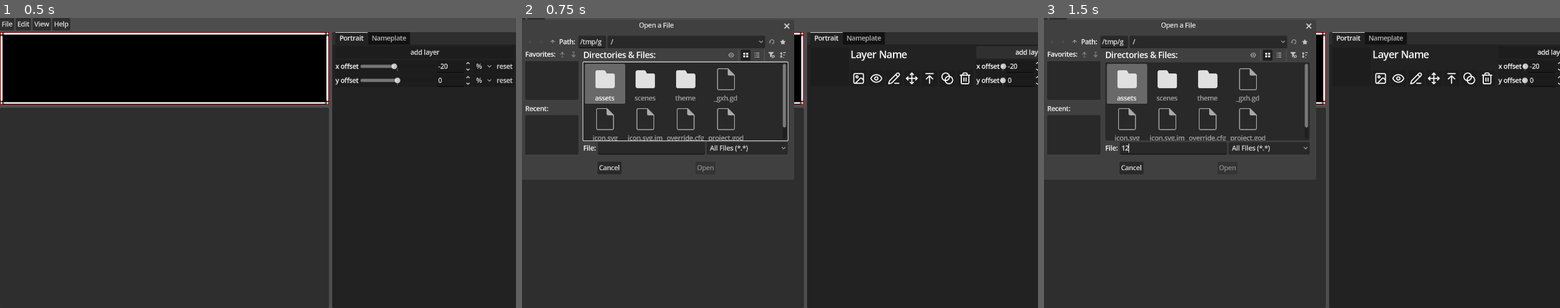
Above: before the commit, frames 1-3 (left to right).
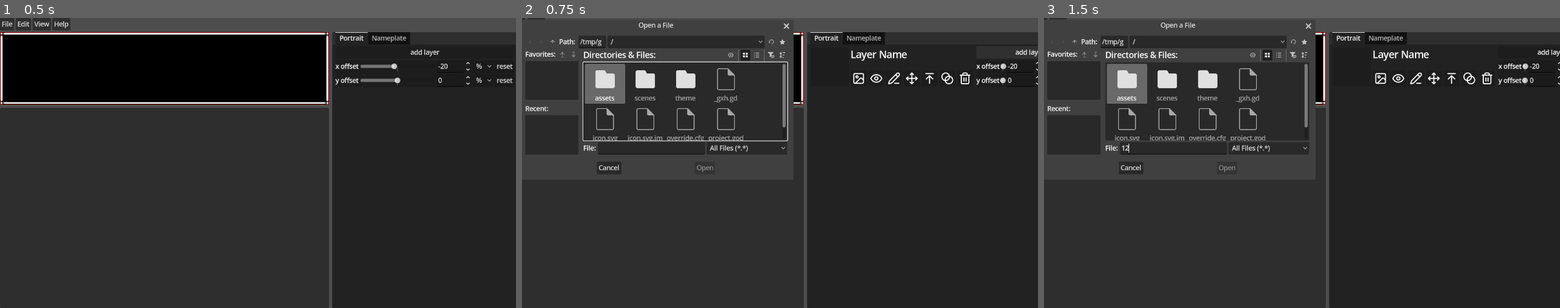
Above: after the commit, the same moments.

Repository: goldstargloww/custom-isat-dialogue-maker
Game: Godot game, scene res://scenes/main/main.tscn
Two runs of this game, one before a commit and one after it. Both use one fixed random seed, a clock stepped at 60 frames per second and the inputs below.
Inputs (mouse positions are in pixels of both pictures, inside the frame that each line leads up to):
- Up to frame 1 (0.5 s): no input
- Up to frame 2 (0.75 s): click "add layer" at 0.5 s
- Up to frame 3 (1.5 s): click (1173, 148) at 1.27 s; type "12" at 1.35 s

Frame 1 is identical in both runs. In frame 2, 0.3% of the frame differs, in the area x 14-53%, y 1-54%; in frame 3, 0.3%.

Commit message:
global layer translation now works, also mess with viewport more

Diff:
--- a/scenes/layer_controls/layer_controls.gd
+++ b/scenes/layer_controls/layer_controls.gd
@@ -15,6 +15,7 @@
 	layer.texture = image
 	%Thumbnail.texture = image
 	layer.update()
+	layer.get_parent().update()
 
 
 func _on_visibility_button_toggled(toggled_on: bool) -> void:
--- a/scenes/main/main.tscn
+++ b/scenes/main/main.tscn
@@ -254,4 +254,5 @@
 [connection signal="pressed" from="VBoxContainer/HSplitContainer/RightSide/TabContainer/Portrait/HBoxContainer/GlobalSe …(271 unchanged characters)…
 [connection signal="value_changed" from="VBoxContainer/HSplitContainer/RightSide/TabContainer/Portrait/HBoxContainer/Gl …(275 unchanged characters)…
 [connection signal="value_changed" from="VBoxContainer/HSplitContainer/RightSide/TabContainer/Portrait/HBoxContainer/Gl …(275 unchanged characters)…
+[connection signal="value_changed" from="VBoxContainer/HSplitContainer/RightSide/TabContainer/Portrait/HBoxContainer/GlobalSettings/PanelContainer/MarginContainer/GridContainer/YOffsetSpinBox" to="VBoxContainer/HSplitContainer/RightSide/TabContainer/Portrait/HBoxContainer/GlobalSettings/PanelContainer/MarginContainer/GridContainer/YOffsetSpinBox" method="_on_value_changed"]
 [connection signal="pressed" from="VBoxContainer/HSplitContainer/RightSide/TabContainer/Portrait/HBoxContainer/GlobalSe …(271 unchanged characters)…
--- a/scenes/main/portrait.gd
+++ b/scenes/main/portrait.gd
@@ -3,19 +3,17 @@
 @onready var viewport = $".."
 @onready var dialoguebox_rect = viewport.get_node("DialogueBox").get_rect()
 
+var default_max_height = 500
+var max_height = default_max_height
+
 var xoffset = 0.0
 var xoffset_mode = "%"
+var yoffset = 0.0
+var yoffset_mode = "%"
 
 func update():
 	handle_viewport()
 	handle_position()
-
-func handle_position():
-	var children_rect = get_children_rect()
-	if xoffset_mode == "%":
-		position.x = 0 + ((xoffset / 100) * children_rect.size.x)
-	else:
-		position.x = 0 + xoffset
 
 func get_children_rect():
 	var children = get_children()
@@ -25,6 +23,19 @@
 		child_rect.position.y += child.max_height
 		children_rect = children_rect.merge(child_rect)
 	return children_rect
+
+func handle_position():
+	var children_rect = get_children_rect()
+	if xoffset_mode == "%":
+		position.x = ((xoffset / 100) * children_rect.size.x)
+	else:
+		position.x = xoffset
+
+	if yoffset_mode == "%":
+		position.y = children_rect.size.y + ((yoffset / 100) * -children_rect.size.y)
+	else:
+		position.y = -yoffset + children_rect.size.y
+
 
 func handle_viewport():
 	var total_rect = dialoguebox_rect
--- a/scenes/main/x_offset_spin_box.gd
+++ b/scenes/main/x_offset_spin_box.gd
@@ -7,6 +7,7 @@
 
 
 func _ready():
+	value = default_value + 1 # to force it to update
 	value = default_value
 
 
@@ -18,10 +19,13 @@
 	if mode == default_value_mode:
 		value = default_value
 	elif mode == "%":
-		pass
-	# TODO make this work for % -> px and px -> %
-	else:
-		value = default_value # TODO this is a temp fix
+		mode = "px"
+		value = default_value
+		mode = "%"
+	elif mode == "px":
+		mode = "%"
+		value = default_value
+		mode = "px"
 
 
 func _on_value_changed(_value: float) -> void:
--- a/scenes/main/y_offset_spin_box.gd
+++ b/scenes/main/y_offset_spin_box.gd
@@ -1,9 +1,13 @@
 extends SpinBox
 
 var default_value = 0
+@onready var mode_option = $"../YOffsetOptionButton"
+@onready var mode = "%"
+@onready var default_value_mode = mode
 
 
 func _ready():
+	value = default_value + 1 # to force it to update
 	value = default_value
 
 
@@ -12,4 +16,20 @@
 
 
 func _on_y_offset_reset_button_pressed() -> void:
-	value = default_value
+	if mode == default_value_mode:
+		value = default_value
+	elif mode == "%":
+		mode = "px"
+		value = default_value
+		mode = "%"
+	elif mode == "px":
+		mode = "%"
+		value = default_value
+		mode = "px"
+
+
+func _on_value_changed(_value: float) -> void:
+	mode = mode_option.get_item_text(mode_option.get_item_index(mode_option.get_selected_id()))
+	%Portrait.yoffset = value
+	%Portrait.yoffset_mode = mode
+	%Portrait.update()
--- a/scenes/portrait_layer/portrait_layer.gd
+++ b/scenes/portrait_layer/portrait_layer.gd
@@ -24,9 +24,9 @@
 			size = texture.get_size()
 
 		if xoffset_mode == "%":
-			position.x = 0 + ((xoffset / 100) * size.x)
+			position.x = ((xoffset / 100) * size.x)
 		else:
-			position.x = 0 + xoffset
+			position.x = xoffset
 
 		if yoffset_mode == "%":
 			position.y = -size.y + ((yoffset / 100) * size.y)
@@ -46,7 +46,7 @@
 		#print("dbox: ", dialoguebox_rect)
 		#print("totl: ", total_rect)
 		#viewport.size.y = self_rect.size.y
-		get_parent().update()
+		#get_parent().update()
 
 #func _draw():
 	#var viewport = get_parent().get_parent()
